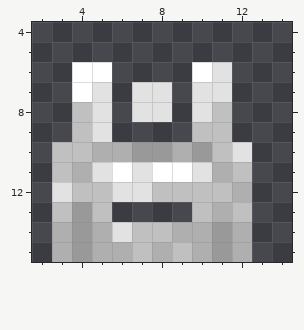
Edited in one commit: pixel-art sprite (src/main/resources/assets/pokecube_adventures/textures/worn/bag_front.png). That is the earlier state.
The file is 16x16 pixels. Shown: x 2..14, y 4..15.
The same view after the edit:
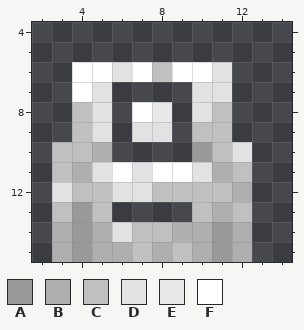
Palette (. is transparent): A #999999  B #afafaf  C #c0c0c0  D #e2e2e2  E #e8e8e8  F #ffffff
Change:
The author put colour C in row 6 at x 8.
The author put colour D in row 6 at x 6; in row 9 at x 7 to 8.
Colour D becomes colour E in row 8 at x 8.
The author put colour F in row 6 at x 7 and 9.
Colour D becomes colour F in row 8 at x 7.
Colour A is gone in row 10 at x 7 to 8.
Colour B is gone in row 10 at x 6 and 9.
Colour D is gone in row 7 at x 7 to 8.
Boxes around the changes in both pictures, in picture pixels (x1, y1, x2, y2):
changed: (112, 62, 192, 162)
